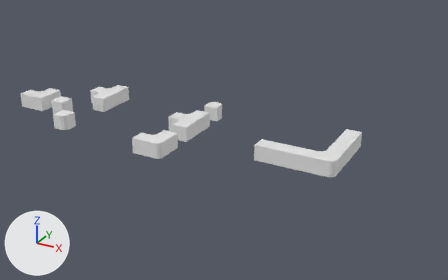
Two versions of the FBX model Assets/Z - Raw Assets/Meshes/marblemaze-walls.fbx, one commit apart.
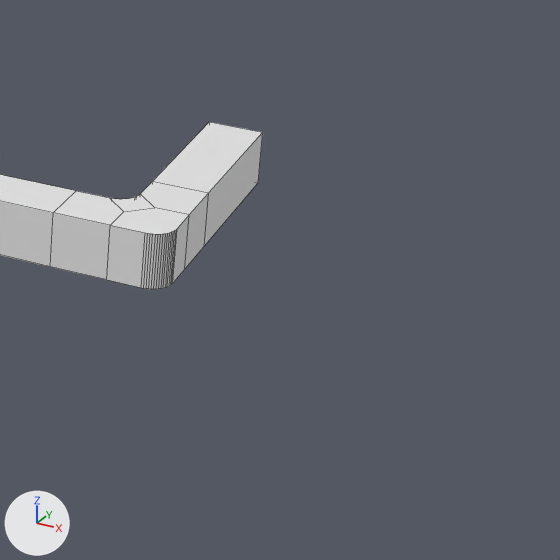
There are two pictures of each version: one whole from a 50 mm lens placed at (30.16, -30.93, 16.1), pointed at (12.32, 1.52, -0.12), one close up on the part from 64% to 100% of the width and 34% to 91% of the height. Arrows for +X, +Y and +Z are at lower left; the lights stay in place. The close-ups show mesh edges as thin lines. Where no turn or scale is listed for an object, it has been applied to the vertices.

The first close-up shows 'LConnectorExteriorWallPiece'.
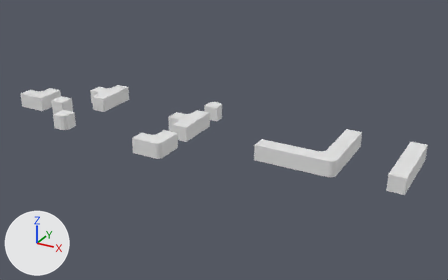
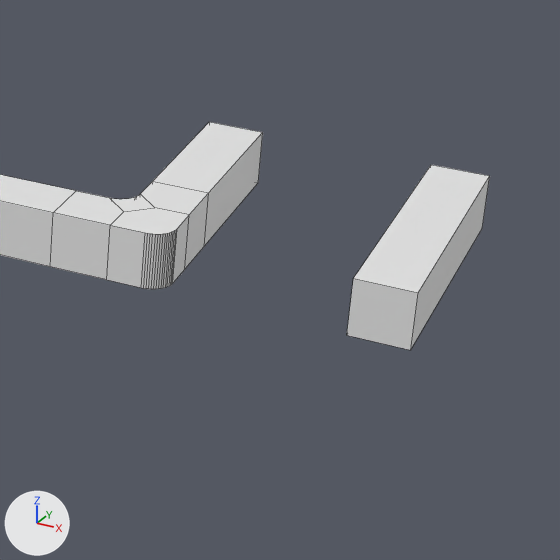
The change, as a list of edits to the scene's bpy script:
```text
Add me_cube_016_1:
    me_cube_016_1.from_pydata(...)  # a box spanning x -0.5..0.5, y -2.5..2.5, z 0.0..1.0
Add ob_centerexteriorwallpiece:
    ob_centerexteriorwallpiece = bpy.data.objects.new('CenterExteriorWallPiece', me_cube_016_1)
    ob_centerexteriorwallpiece.location = (24.0, 2.0, 0.0)
```

Boxes [x1, y1, x2, y2] around the edits, measured in the close-ups (560 x 560 px):
'CenterExteriorWallPiece', added: after [347, 165, 490, 350]
